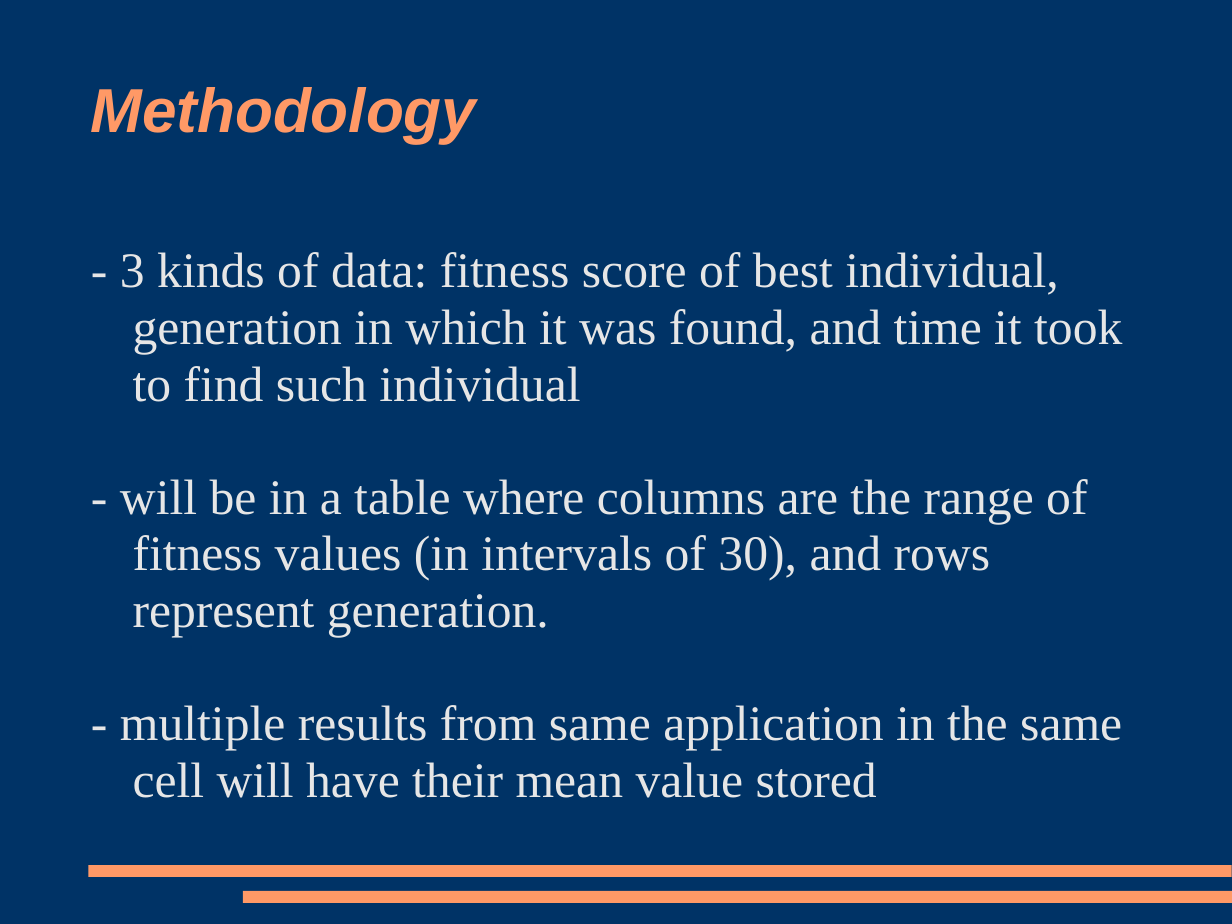
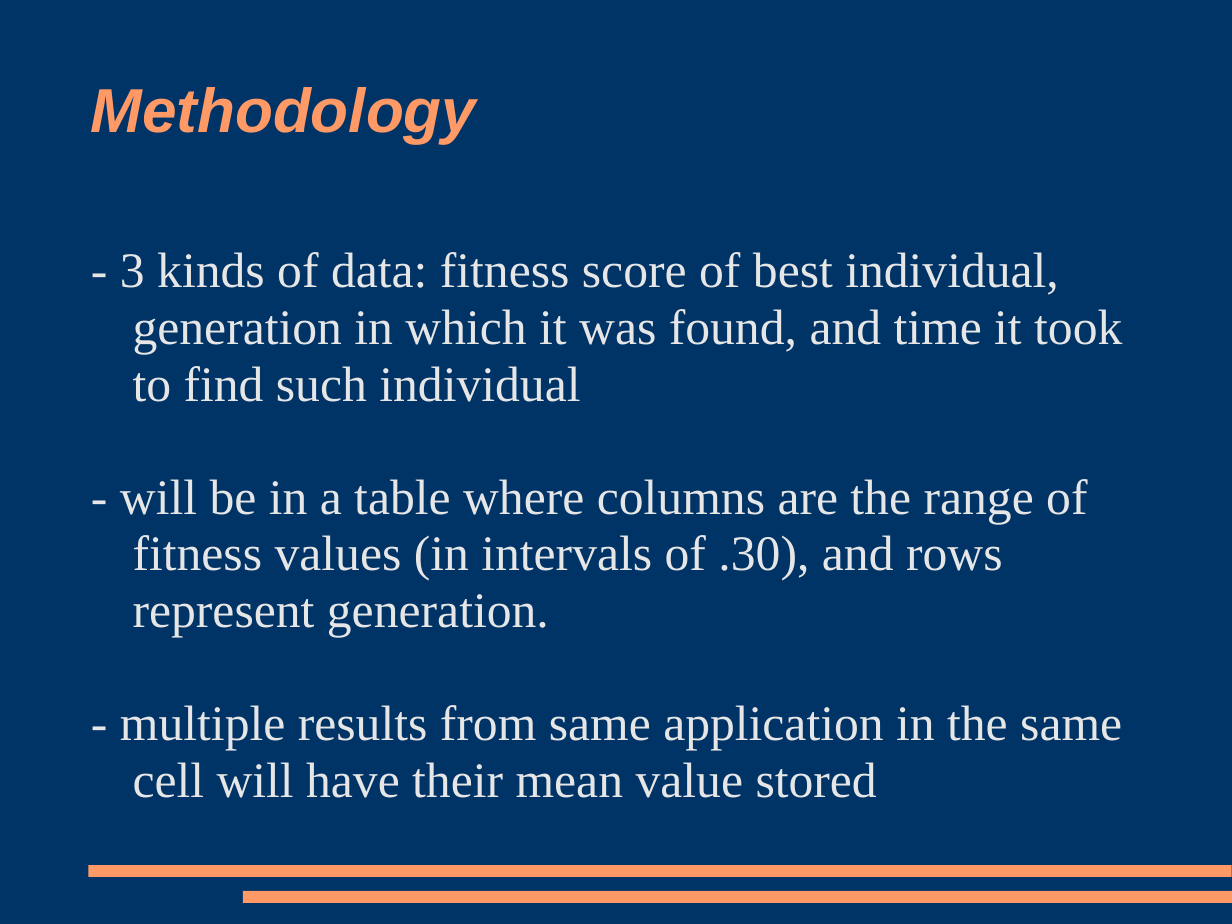
Before and after one commit to trigger-happy/thesis, a slide deck: slide 14 of presentations/Presentation1.ppt. Drawn at 1232x924 pixels with LibreOffice and Linux fonts; fonts in the diff are those of the drawing. Boxes give left, top, right and bottom in pixels: in the first picture for what was removed or moved away, otherwise in the second. Text is boxed around its words. In the diff, an @@ line names an element or a change of style, - is before the commit and + after.

```diff
--- a/presentations/Presentation1.ppt
+++ b/presentations/Presentation1.ppt
@@ text at (120, 479, 1087, 637): text changed @@
-- will be in a table where columns are the range of fitness values (in intervals of 30), and rows represent generation.
+- will be in a table where columns are the range of fitness values (in intervals of .30), and rows represent generation.
```
Also in this commit, not shown: 3 other slides changed.
